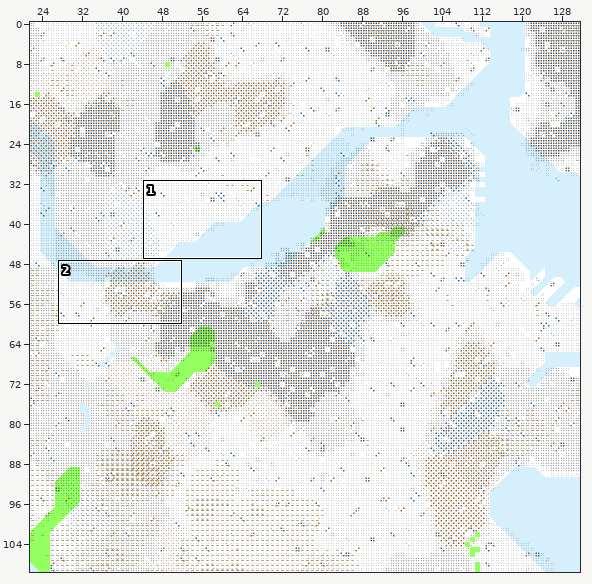
Tiled map, stored at Maps/hd/boston-hd.tmx. The first picture is a wide view before the edit; the outline marks the close-up.
Close-up. As it was:
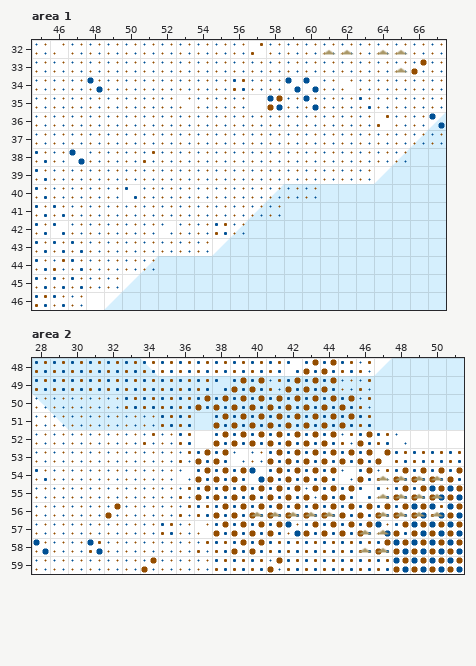
Cells are 32x32 px. Shown: area 1 x 45..67, y 32..46; area 2 x 28..51, y 48..59. The commit also changed other parts of the map, which this record leaves out.
The same view after the edit:
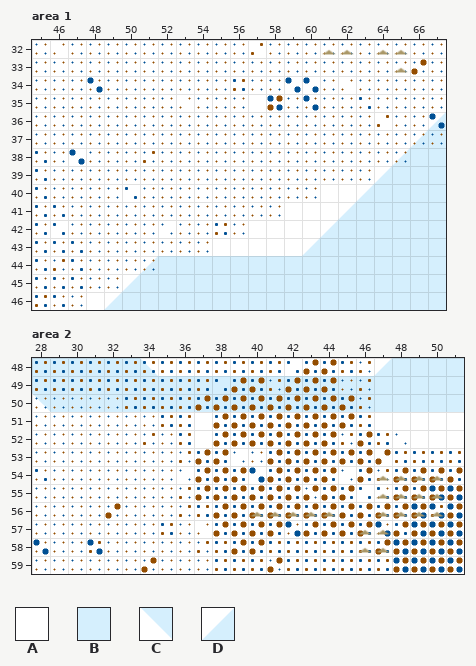
Key: from "Landform": A 0, B 1, C 5, D 9.
_ is an empty cell.
Changes in this commit:
Layer "Land", area 1:
y 40: x 58..63 DBBBBB -> AAAAAD
y 41: x 57..62 DBBBBB -> AAAAAD
y 42: x 56..61 DBBBBB -> AAAAAD
y 43: x 55..60 DBBBBB -> AAAAAD
Layer "Land", area 2:
y 51: x 29..51 CBBBBBBBBBBBBBBBBBBBBBB -> AAAAAAAAAAAAAAAAAAAAAAA
Boxes around the changes in both close-ups, in picture pixels (x1, y1, x2, y2):
changed: (212, 184, 374, 256)
changed: (51, 412, 464, 430)
